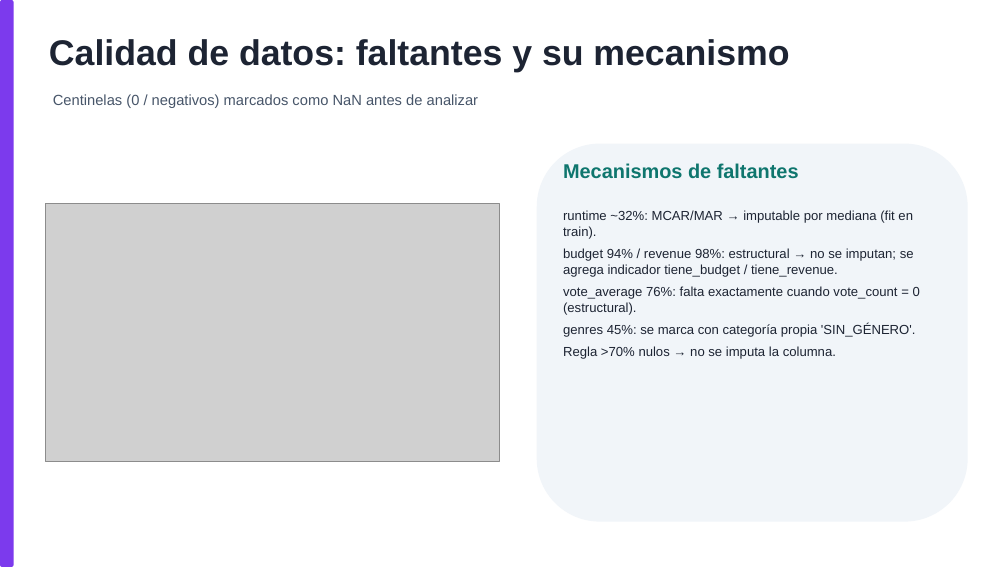
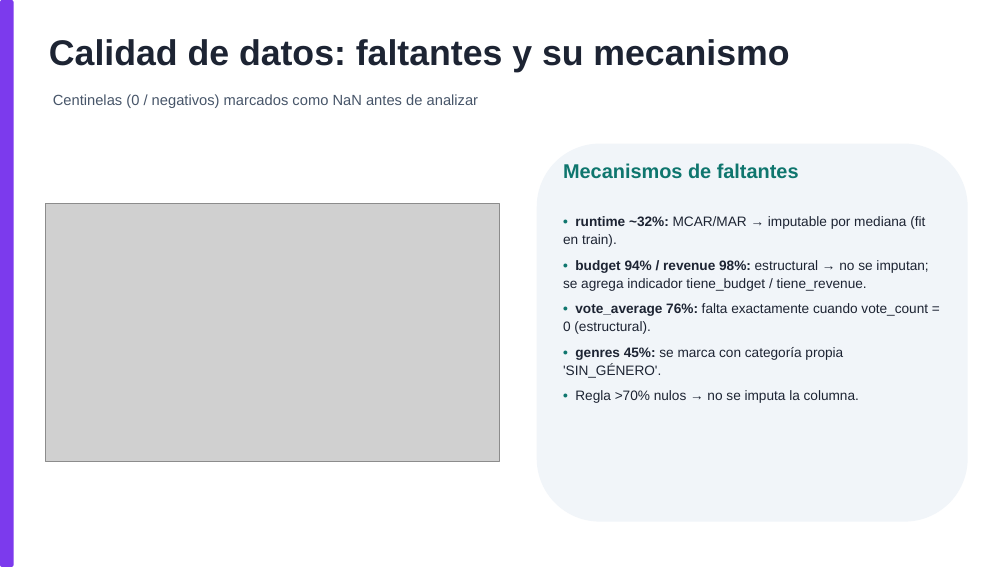
Before and after one commit to AlejoCNYT/ADD-UBA, a slide deck: slide 3 of TP_Grupal_slides.pptx. Drawn at 1008x567 pixels with LibreOffice and Linux fonts; fonts in the diff are those of the drawing; grey boxes stand for pictures. Boxes give left, top, right and bottom in pixels: in the first picture for what was removed or moved away, otherwise in the second. Text is boxed around its words. In the diff, an @@ line names an element or a change of style, - is before the commit and + after.

```diff
--- a/TP_Grupal_slides.pptx
+++ b/TP_Grupal_slides.pptx
@@ text at bbox=[563, 216, 928, 403]: text changed; size 12.5 to 13 pt @@
-runtime ~32%: MCAR/MAR → imputable por mediana (fit en train).
-budget 94% / revenue 98%: estructural → no se imputan; se agrega indicador tiene_budget / tiene_revenue.
-vote_average 76%: falta exactamente cuando vote_count = 0 (estructural).
-genres 45%: se marca con categoría propia 'SIN_GÉNERO'.
-Regla >70% nulos → no se imputa la columna.
+• runtime ~32%: MCAR/MAR → imputable por mediana (fit en train).
+• budget 94% / revenue 98%: estructural → no se imputan; se agrega indicador tiene_budget / tiene_revenue.
+• vote_average 76%: falta exactamente cuando vote_count = 0 (estructural).
+• genres 45%: se marca con categoría propia 'SIN_GÉNERO'.
+• Regla >70% nulos → no se imputa la columna.
```
Also in this commit, not shown: 3 other slides changed, 2 slides added, 8 other files.
